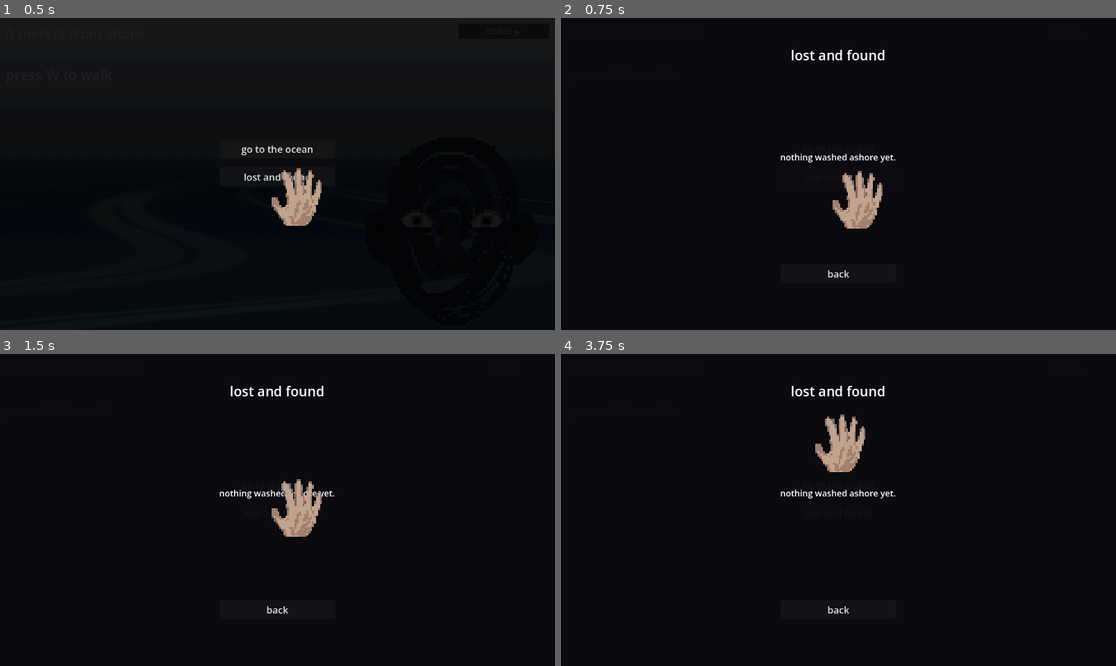
Above: before the commit, frames 1-4 (two rows, left to right).
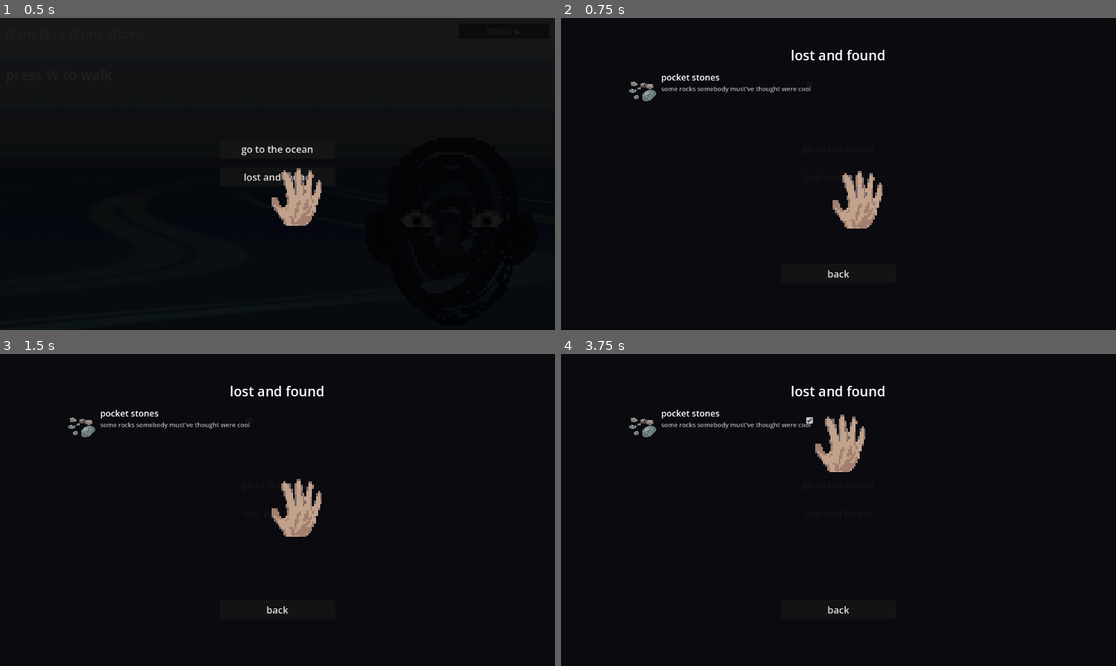
Above: after the commit, the same moments.

Repository: siyangsun/the-glimmering
Game: Godot game, scene res://scenes/Main.tscn
Same seed, same stepped clock (60 frames per second), same inputs: the game is played once before the commit and once after it.
Inputs (mouse positions are in pixels of both pictures, inside the frame that each line leads up to):
- Up to frame 1 (0.5 s): no input
- Up to frame 2 (0.75 s): click "lost and found" at 0.5 s
- Up to frame 3 (1.5 s): click "go to the ocean" at 1.25 s
- Up to frame 4 (3.75 s): click "go to the ocean" at 2 s; click "DEBUG ▶" at 2.75 s; click (821, 419) at 3.52 s

Frame 1 is identical in both runs. In frame 2, 0.7% of the frame differs, in the area x 12-61%, y 17-47%; in frame 3, 0.7%; in frame 4, 0.8%.

Commit message:
add pocket stones and paper boat items
Co-Authored-By: Claude Opus 4.8 <noreply@anthropic.com>

Diff:
--- a/scripts/Main.gd
+++ b/scripts/Main.gd
@@ -5,6 +5,7 @@
 const SPAWN_AHEAD: float = 14.0
 var _spawn_distances: Array[float] = []
 var _active_items: Array[Node] = []
+var _paper_boat: Node2D = null
 
 # ── Persistent UI ─────────────────────────────────────────────────────────────
 var _flash_rect: ColorRect = null
@@ -25,12 +26,25 @@
 		return
 	_update_item_spawns()
 	_update_goggle_tint()
+	_update_paper_boat()
 
 # ── Goggle overlay ────────────────────────────────────────────────────────────
 
 func _update_goggle_tint() -> void:
 	if _goggle_tint:
 		_goggle_tint.visible = ItemManager.is_enabled(&"goggles")
+
+# ── Paper boat companion ───────────────────────────────────────────────────────
+
+func _update_paper_boat() -> void:
+	var want: bool = ItemManager.is_enabled(&"paperboat")
+	var have: bool = _paper_boat != null and is_instance_valid(_paper_boat)
+	if want and not have:
+		_paper_boat = load("res://scripts/world/PaperBoat.gd").new()
+		$RenderLayer.add_child(_paper_boat)
+	elif not want and have:
+		_paper_boat.queue_free()
+		_paper_boat = null
 
 # ── Item spawning ─────────────────────────────────────────────────────────────
 
@@ -76,6 +90,9 @@
 			item.queue_free()
 	_active_items.clear()
 	_spawn_distances.clear()
+	if _paper_boat != null and is_instance_valid(_paper_boat):
+		_paper_boat.queue_free()
+		_paper_boat = null
 
 # ── Menu ──────────────────────────────────────────────────────────────────────
 
--- a/scripts/PlayerController.gd
+++ b/scripts/PlayerController.gd
@@ -6,6 +6,9 @@
 # Speed when fully submerged (water_level >= player height).
 # Linear interpolation between BASE_SPEED and this value as depth increases.
 const SUBMERGED_SPEED: float = 0.22    # m/s
+
+# Pocket stones: heavier gait, but waves can't push you around.
+const STONES_SPEED_MULT: float = 0.7
 
 const STANDING_HEIGHT: float = 2.0
 const KNOCKED_HEIGHT: float = 1.0      # 50% of standing height
@@ -43,6 +46,8 @@
 	else:
 		if Input.is_action_pressed(&"walk_forward"):
 			var speed: float = BASE_SPEED * ImpairmentSystem.get_speed_modifier() * _water_drag()
+			if ItemManager.is_enabled(&"pocketstones"):
+				speed *= STONES_SPEED_MULT
 			GameManager.advance(speed * delta)
 
 	# Sync Z position to distance
@@ -75,6 +80,10 @@
 	return lerpf(1.0, SUBMERGED_SPEED / BASE_SPEED, depth_ratio)
 
 func _on_wave_hit(wave_data: WaveData) -> void:
+	# Pocket stones anchor you — the wave still soaks you (impairments apply
+	# elsewhere), but it can't knock you back or off your feet.
+	if ItemManager.is_enabled(&"pocketstones"):
+		return
 	var effective_height: float = WavePhysics.effective_height(wave_data.height, GameManager.water_level())
 	var ratio: float = effective_height / _current_height()
 	var effective_force: float = wave_data.force * ratio
--- a/scripts/Wave.gd
+++ b/scripts/Wave.gd
@@ -39,6 +39,12 @@
 func t_progress() -> float:
 	return clamp((position.z - _spawn_z) / SPAWN_DISTANCE, 0.0, 1.0)
 
+# Seconds until the wave reaches the player and fires the hit. INF if stalled.
+func time_to_hit() -> float:
+	if _wave_speed <= 0.0:
+		return INF
+	return (dist_to_player() - HIT_DISTANCE) / _wave_speed
+
 # Total water wall height: wave crest above surface + ambient water depth.
 func eff_height() -> float:
 	return WavePhysics.effective_height(wave_data.height, GameManager.water_level())
--- a/scripts/autoloads/DrownMeter.gd
+++ b/scripts/autoloads/DrownMeter.gd
@@ -4,6 +4,7 @@
 const DRAIN_RATE: float = 0.050      # per second while nose is clear
 const DRAIN_CHUNK: float = 0.03      # drain falls in discrete steps of this size
 const WAVE_HIT_AMOUNT: float = 0.04  # burst per wave hit, scaled by wave size
+const STONES_FILL_RATE: float = 0.010  # per second while wearing pocket stones (never drains)
 
 var value: float = 0.0
 var _drain_accum: float = 0.0
@@ -24,6 +25,12 @@
 		value = min(value + FILL_RATE * shield * delta, 1.0)
 		if value >= 1.0:
 			SignalBus.game_ended.emit(&"drown")
+	elif ItemManager.is_enabled(&"pocketstones"):
+		# Weighed down and low in the water: it seeps in and never fully drains.
+		_drain_accum = 0.0
+		value = min(value + STONES_FILL_RATE * delta, 1.0)
+		if value >= 1.0:
+			SignalBus.game_ended.emit(&"drown")
 	else:
 		_drain_accum += DRAIN_RATE * delta
 		while _drain_accum >= DRAIN_CHUNK:
--- a/scripts/autoloads/ItemManager.gd
+++ b/scripts/autoloads/ItemManager.gd
@@ -5,6 +5,17 @@
 		"name": "goggles",
 		"description": "keeps the water out of your eyes.",
 		"sprite": "res://assets/sprites/goggles.png",
+	},
+	&"pocketstones": {
+		"name": "pocket stones",
+		"description": "some rocks somebody must've thought were cool",
+		"sprite": "res://assets/sprites/pocketstones.png",
+		"always_available": true,  # in the lost and found from the start; never spawns
+	},
+	&"paperboat": {
+		"name": "paper boat",
+		"description": "something to walk beside.",
+		"sprite": "res://assets/sprites/paperboat.png",
 	},
 }
 
@@ -17,7 +28,9 @@
 	_load()
 
 func is_collected(id: StringName) -> bool:
-	return id in collected
+	# "always_available" items sit in the lost and found from the start and never
+	# wash ashore (is_collected == true keeps them out of pick_for_spawn).
+	return id in collected or CATALOG.get(id, {}).get("always_available", false)
 
 func is_enabled(id: StringName) -> bool:
 	return id in enabled
@@ -35,7 +48,6 @@
 		enabled.erase(id)
 
 func pick_for_spawn() -> StringName:
-	# Prefer uncollected items; fall back to any catalog entry.
 	# Only spawn items not already in the lost and found. Items flagged
 	# "repeatable" in the catalog can still wash ashore after being collected.
 	var pool: Array[StringName] = []
--- a/scripts/rendering/WaveRenderer2D.gd
+++ b/scripts/rendering/WaveRenderer2D.gd
@@ -282,4 +282,6 @@
 
 func _eye_height() -> float:
 	var cam_y: float = 0.85 if StaggerSystem.is_knocked_down else 1.7
+	if ItemManager.is_enabled(&"pocketstones"):
+		cam_y -= 0.2  # weighed down, sitting lower in the water
 	return WavePhysics.eye_height_above_water(cam_y, GameManager.water_level())
--- a/scripts/world/FloatingItem.gd
+++ b/scripts/world/FloatingItem.gd
@@ -62,6 +62,8 @@
 	var focal: float      = WavePhysics.focal_length(vp.y)
 	var horizon_px: float = vp.y * WavePhysics.HORIZON_Y_FRAC
 	var cam_y: float      = 0.85 if StaggerSystem.is_knocked_down else 1.7
+	if ItemManager.is_enabled(&"pocketstones"):
+		cam_y -= 0.2  # keep items on the same waterline WaveRenderer2D draws
 	var eye_y: float      = WavePhysics.eye_height_above_water(cam_y, GameManager.water_level())
 
 	var world_y: float = sin(_bob_phase) * BOB_AMP
--- /dev/null
+++ b/scripts/world/PaperBoat.gd
@@ -0,0 +1,85 @@
+extends Node2D
+
+# A non-interactive companion that floats just ahead of the player, drawn through
+# the same 2D perspective projection as the ocean (WavePhysics) so it rides the
+# drawn waterline. When a wave is about to arrive it dives below the frame, then
+# bobs back up once the wave has passed. Spawned/freed by Main.
+
+const AHEAD: float     = 2.5    # metres in front of the player
+const WORLD_H: float   = 0.85   # drawn height in metres (perspective-scaled)
+const BOB_AMP: float   = 0.05
+const BOB_FREQ: float  = 0.6
+const SWAY_AMP: float     = 0.3    # metres of lateral drift
+const SWAY_FREQ: float    = 0.22
+const LATERAL_OFFSET: float = -1.6  # metres; negative sits the boat left of centre
+
+# Duck-under: a one-shot dive triggered shortly before a wave lands. It commits
+# to a full down-then-up cycle, so it still sinks under and returns even after
+# the wave frees itself on impact.
+const DUCK_LEAD_TIME: float = 1.5  # start ducking this long before the wave hits
+const DUCK_DOWN_RATE: float = 0.7   # gradual dive
+const DUCK_UP_RATE: float   = 0.15  # much slower return
+
+var _tex: Texture2D  = null
+var _phase: float    = 0.0
+var _duck: float     = 0.0    # 0 = on the surface, 1 = fully below the frame
+var _ducking: bool   = false  # a dive cycle is in progress
+var _returning: bool = false  # within the cycle: false = diving, true = rising
+
+func _ready() -> void:
+	texture_filter = CanvasItem.TEXTURE_FILTER_NEAREST
+	_phase = randf() * TAU
+	if ResourceLoader.exists("res://assets/sprites/paperboat.png"):
+		_tex = load("res://assets/sprites/paperboat.png")
+
+func _process(delta: float) -> void:
+	_phase += delta
+
+	# Trigger a fresh dive when a wave is imminent — but not while already diving
+	# (only allow a restart once we're on the way back up).
+	if _wave_imminent() and (not _ducking or _returning):
+		_ducking = true
+		_returning = false
+
+	if _ducking:
+		if not _returning:
+			_duck = move_toward(_duck, 1.0, DUCK_DOWN_RATE * delta)
+			if _duck >= 1.0:
+				_returning = true
+		else:
+			_duck = move_toward(_duck, 0.0, DUCK_UP_RATE * delta)
+			if _duck <= 0.0:
+				_ducking = false
+
+	queue_redraw()
+
+func _wave_imminent() -> bool:
+	for w: Node in get_tree().get_nodes_in_group(&"waves"):
+		if (w as Wave).time_to_hit() <= DUCK_LEAD_TIME:
+			return true
+	return false
+
+func _draw() -> void:
+	if _tex == null or not GameManager.is_playing:
+		return
+
+	var vp: Vector2 = get_viewport_rect().size
+	var focal: float      = WavePhysics.focal_length(vp.y)
+	var horizon_px: float = vp.y * WavePhysics.HORIZON_Y_FRAC
+	var cam_y: float      = 0.85 if StaggerSystem.is_knocked_down else 1.7
+	if ItemManager.is_enabled(&"pocketstones"):
+		cam_y -= 0.2
+	var eye_y: float      = WavePhysics.eye_height_above_water(cam_y, GameManager.water_level())
+
+	var world_y: float = sin(_phase * BOB_FREQ * TAU) * BOB_AMP
+	var lateral: float = LATERAL_OFFSET + sin(_phase * SWAY_FREQ * TAU) * SWAY_AMP
+	var sy: float = WavePhysics.project_screen_y(world_y, AHEAD, eye_y, horizon_px, focal)
+	var sx: float = vp.x * 0.5 + (lateral / AHEAD) * focal
+	var h: float  = WORLD_H * focal / AHEAD
+
+	# Dive below the bottom of the frame as _duck rises to 1.
+	sy += _duck * vp.y * 1.3
+
+	var aspect: float = float(_tex.get_width()) / float(_tex.get_height())
+	var size := Vector2(h * aspect, h)
+	draw_texture_rect(_tex, Rect2(Vector2(sx, sy) - size * 0.5, size), false)
Binary file added: assets/sprites/paperboat.png
Not shown, added: assets/sprites/paperboat.png.import
Binary file added: assets/sprites/pocketstones.png
Not shown, added: assets/sprites/pocketstones.png.import
